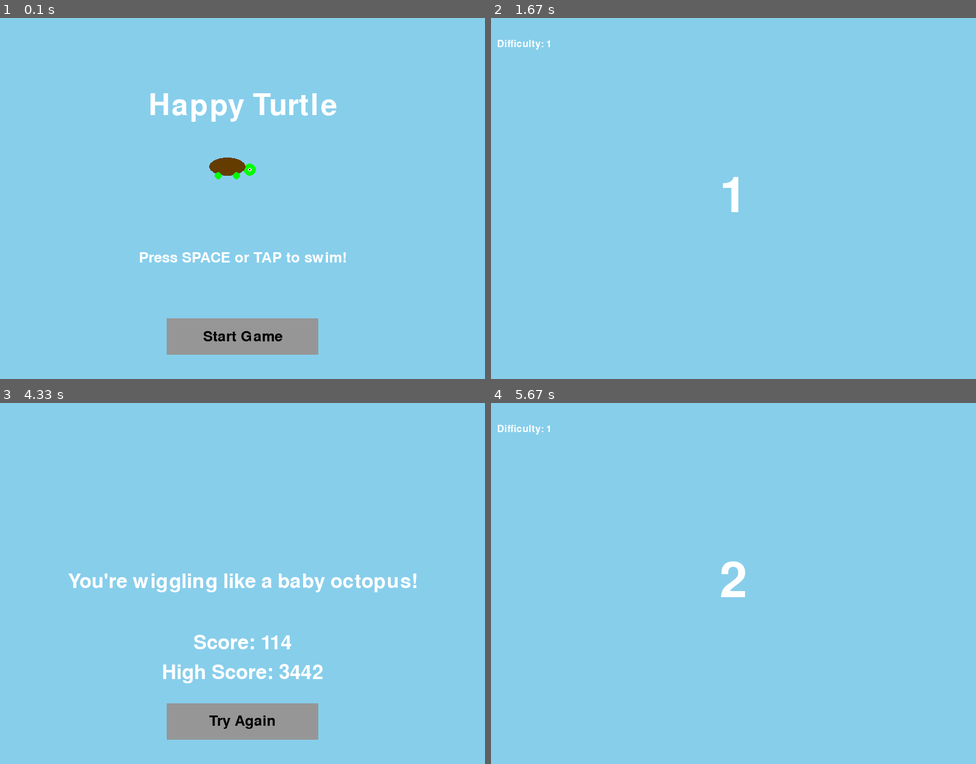
Above: before the commit, frames 1-4 (two rows, left to right).
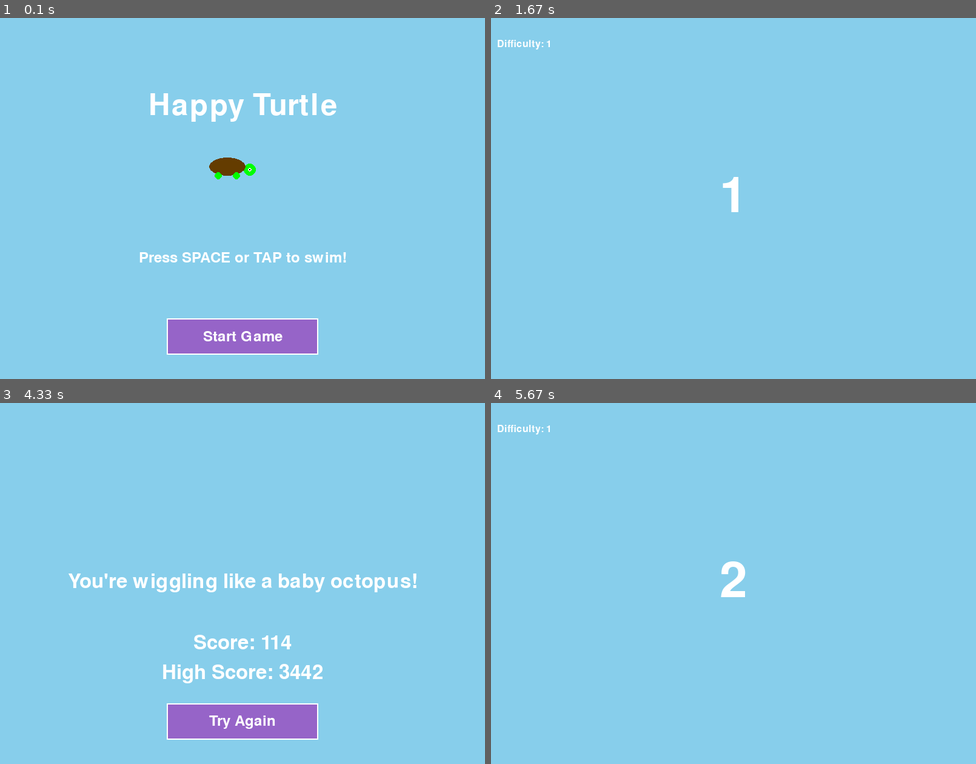
Above: after the commit, the same moments.

Repository: blaaaand/happy-turtle-game
Game: pygame game, started from happy_turtle_game.py
Same seed, same stepped clock (60 frames per second), same inputs: the game is played once before the commit and once after it.
Inputs (mouse positions are in pixels of both pictures, inside the frame that each line leads up to):
- Up to frame 1 (0.1 s): no input
- Up to frame 2 (1.67 s): click "Start Game" at 0.38 s
- Up to frame 3 (4.33 s): click (67, 572) at 2.22 s; click (218, 677) at 2.55 s; click (227, 518) at 2.88 s; click (174, 507) at 3.22 s; click (368, 551) at 3.55 s; click (392, 572) at 3.88 s; click (344, 518) at 4.22 s
- Up to frame 4 (5.67 s): click "Try Again" at 5.05 s

The runs differ from the first frame. In frame 1, 3.2% of the frame differs, in the area x 34-66%, y 83-94%; in frame 2, nothing differs; in frame 3, 3.2%; in frame 4, nothing differs.

Commit message:
Update button styling to match ocean theme with purple background and white text

Diff:
--- a/happy_turtle_game.py
+++ b/happy_turtle_game.py
@@ -365,13 +365,16 @@
         self.font = pygame.font.Font(None, 36)
 
     def draw(self, screen):
-        # Draw button background
-        pygame.draw.rect(screen, (150, 150, 150), self.rect)
-
-        # Draw text
-        text = self.font.render(self.text, True, (0, 0, 0))
-        text_rect = text.get_rect(center=self.rect.center)
-        screen.blit(text, text_rect)
+        # Draw button background with rounded corners
+        pygame.draw.rect(screen, (150, 100, 200), self.rect)  # Purple background
+
+        # Draw white border
+        pygame.draw.rect(screen, (255, 255, 255), self.rect, 2)
+
+        # Draw button text
+        text_surface = self.font.render(self.text, True, (255, 255, 255))
+        text_rect = text_surface.get_rect(center=self.rect.center)
+        screen.blit(text_surface, text_rect)
 
     def check_click(self, pos):
         return self.rect.collidepoint(pos)
